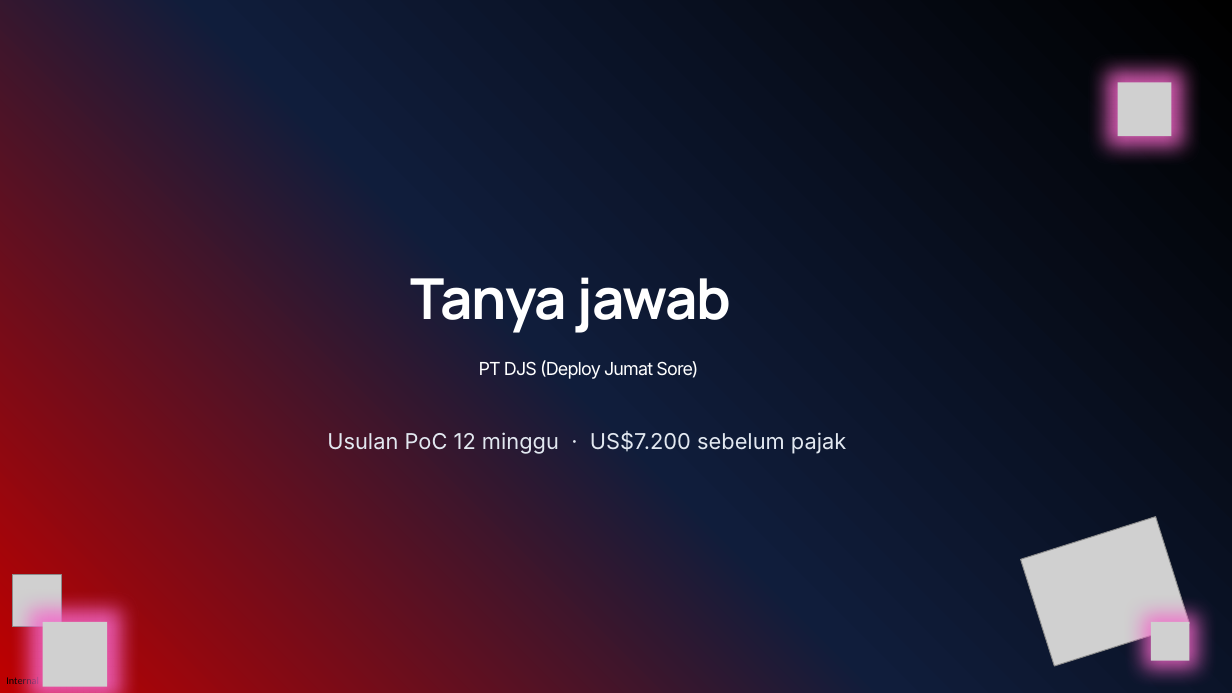
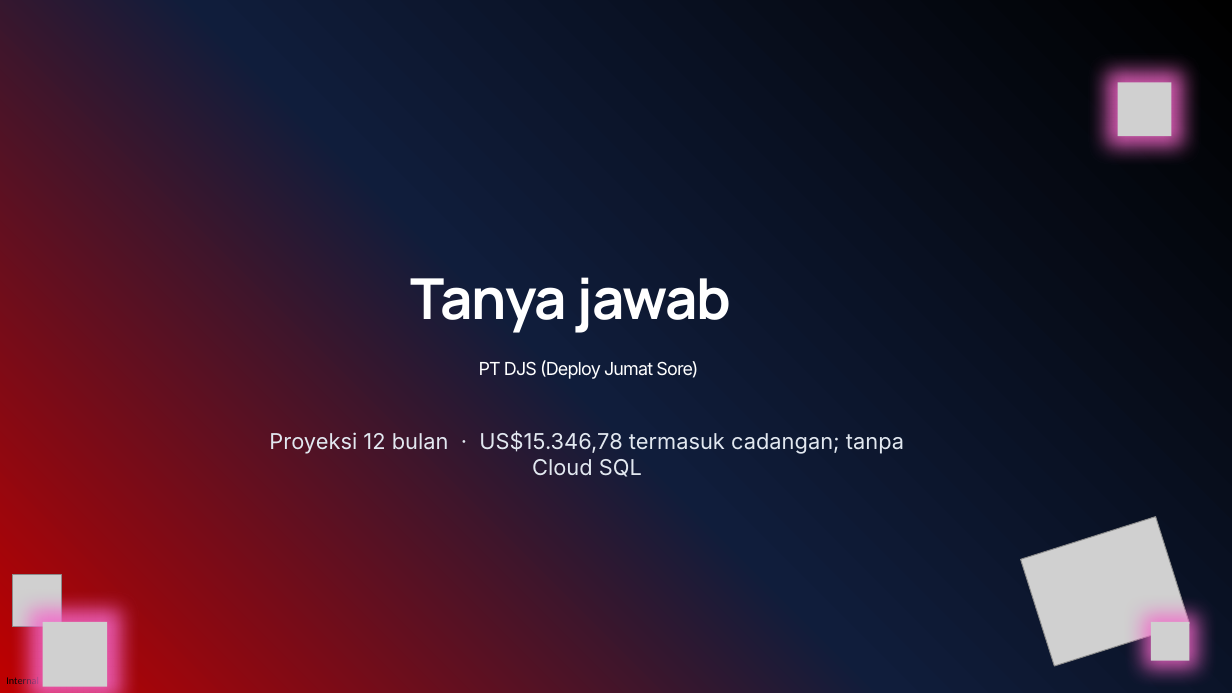
Before and after one commit to riansopian/presentation_pt_djs, a slide deck: slide 30 of Booket-PT-DJS-Pengalaman-Pembeli.pptx. Drawn at 1232x693 pixels with LibreOffice and Linux fonts; fonts in the diff are those of the drawing; grey boxes stand for pictures. Boxes give left, top, right and bottom in pixels: in the first picture for what was removed or moved away, otherwise in the second. Text is boxed around its words. In the diff, an @@ line names an element or a change of style, - is before the commit and + after.

```diff
--- a/Booket-PT-DJS-Pengalaman-Pembeli.pptx
+++ b/Booket-PT-DJS-Pengalaman-Pembeli.pptx
@@ text at <box>269,431,904,477</box>: text changed @@
-Usulan PoC 12 minggu · US$7.200 sebelum pajak
+Proyeksi 12 bulan · US$15.346,78 termasuk cadangan; tanpa Cloud SQL
```
Also in this commit, not shown: 4 other slides changed, 7 other files.
